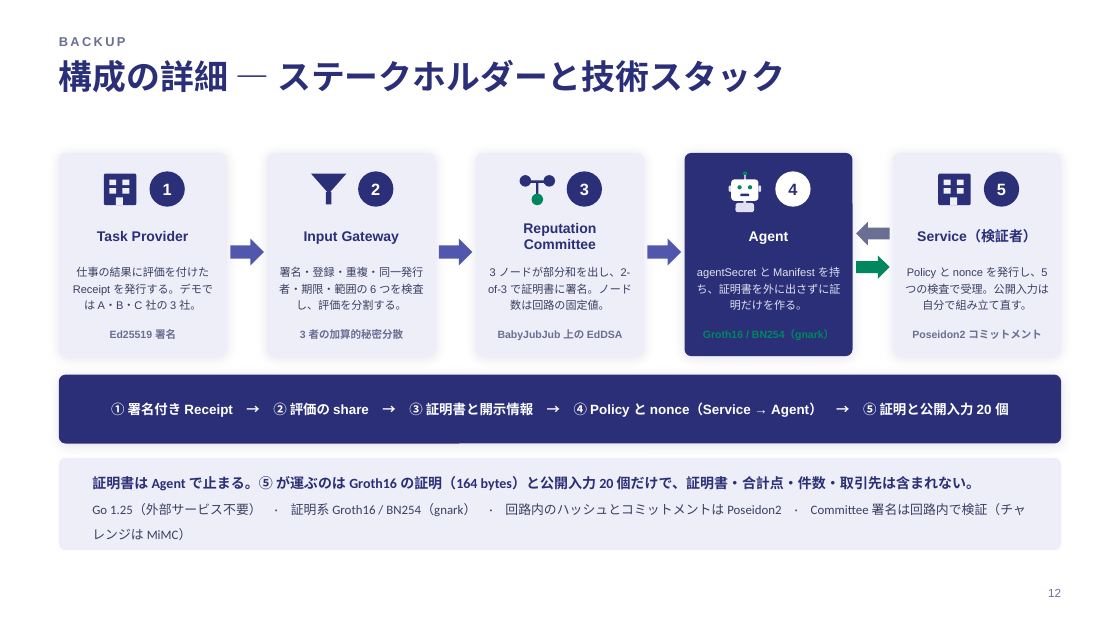
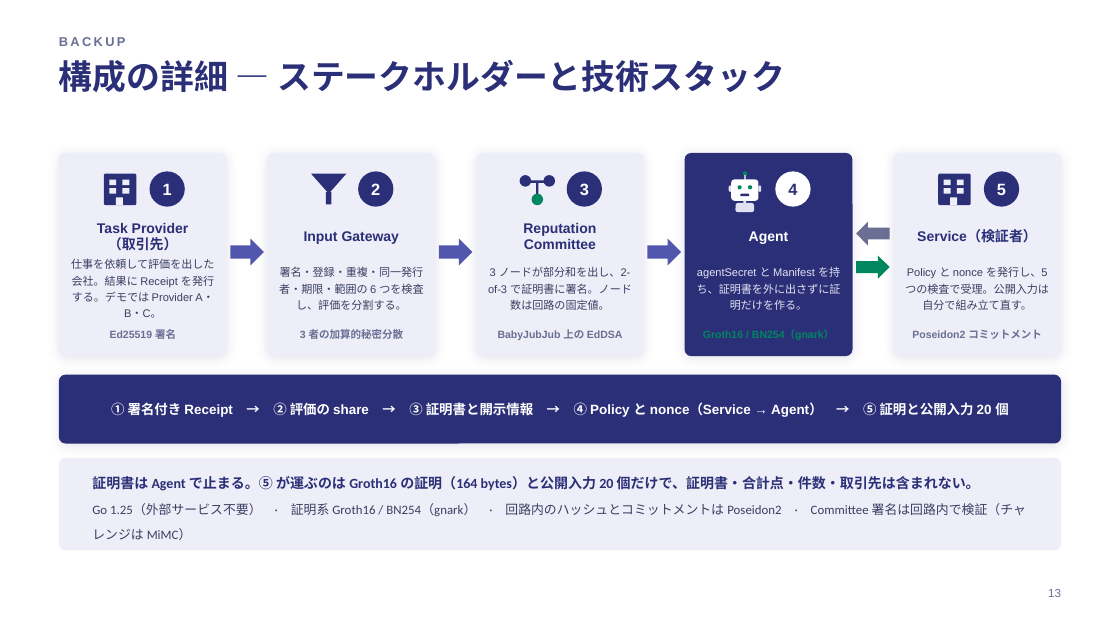
Before and after one commit to da1suk8/zk-agent-passport, a slide deck: slide 14 of docs/slides/zk-agent-passport.pptx (slide 13 before the commit). Drawn at 1120x630 pixels with LibreOffice and Linux fonts; fonts in the diff are those of the drawing. Boxes give left, top, right and bottom in pixels: in the first picture for what was removed or moved away, otherwise in the second. Text is boxed around its words. In the diff, an @@ line names an element or a change of style, - is before the commit and + after.

```diff
--- a/docs/slides/zk-agent-passport.pptx
+++ b/docs/slides/zk-agent-passport.pptx
@@ text at bbox=[108, 237, 178, 251]: paragraph added @@
+（取引先）
@@ text at bbox=[71, 258, 214, 318]: text changed @@
-仕事の結果に評価を付けた Receipt を発行する。デモでは A・B・C 社の 3 社。
+仕事を依頼して評価を出した会社。結果に Receipt を発行する。デモでは Provider A・B・C。
```
Also in this commit, not shown: 17 other slides changed, 1 slide added, 1 other file.
